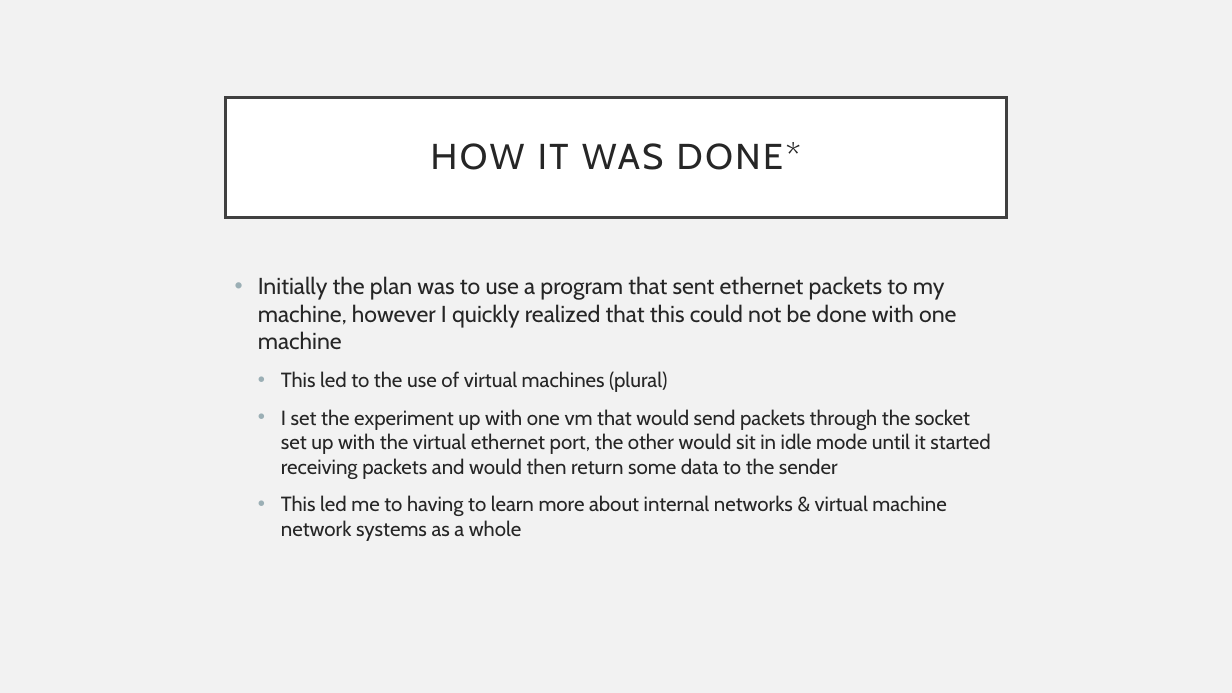
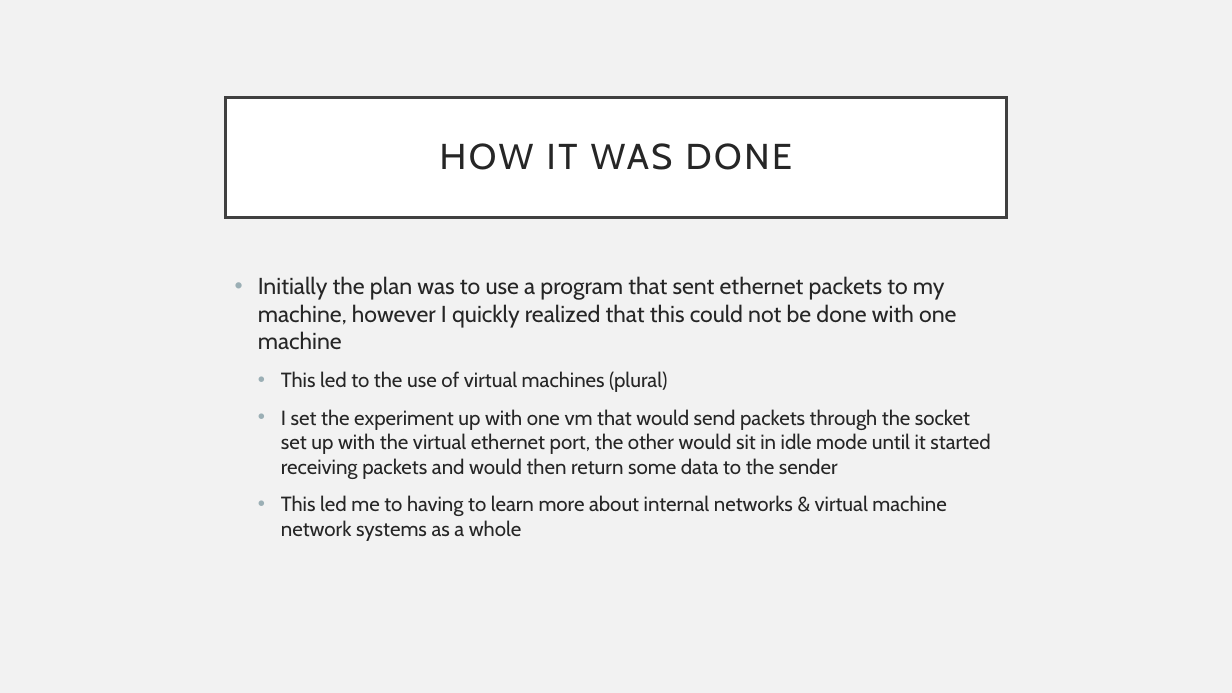
Before and after one commit to Rba12394/NetworksProject, a slide deck: slide 4 of final project.pptx. Drawn at 1232x693 pixels with LibreOffice and Linux fonts; fonts in the diff are those of the drawing. Boxes give left, top, right and bottom in pixels: in the first picture for what was removed or moved away, otherwise in the second. Text is boxed around its words. In the diff, an @@ line names an element or a change of style, - is before the commit and + after.

```diff
--- a/final project.pptx
+++ b/final project.pptx
@@ title at [440,143,792,170]: text changed @@
-HOW IT WAS DONE*
+HOW IT WAS DONE
```
Also in this commit, not shown: 4 other slides changed.
